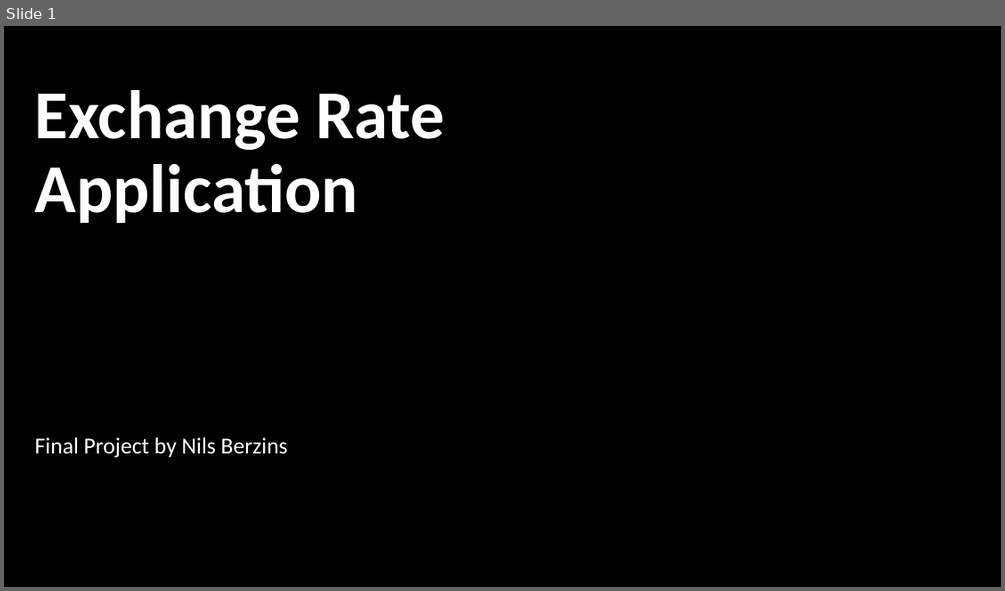
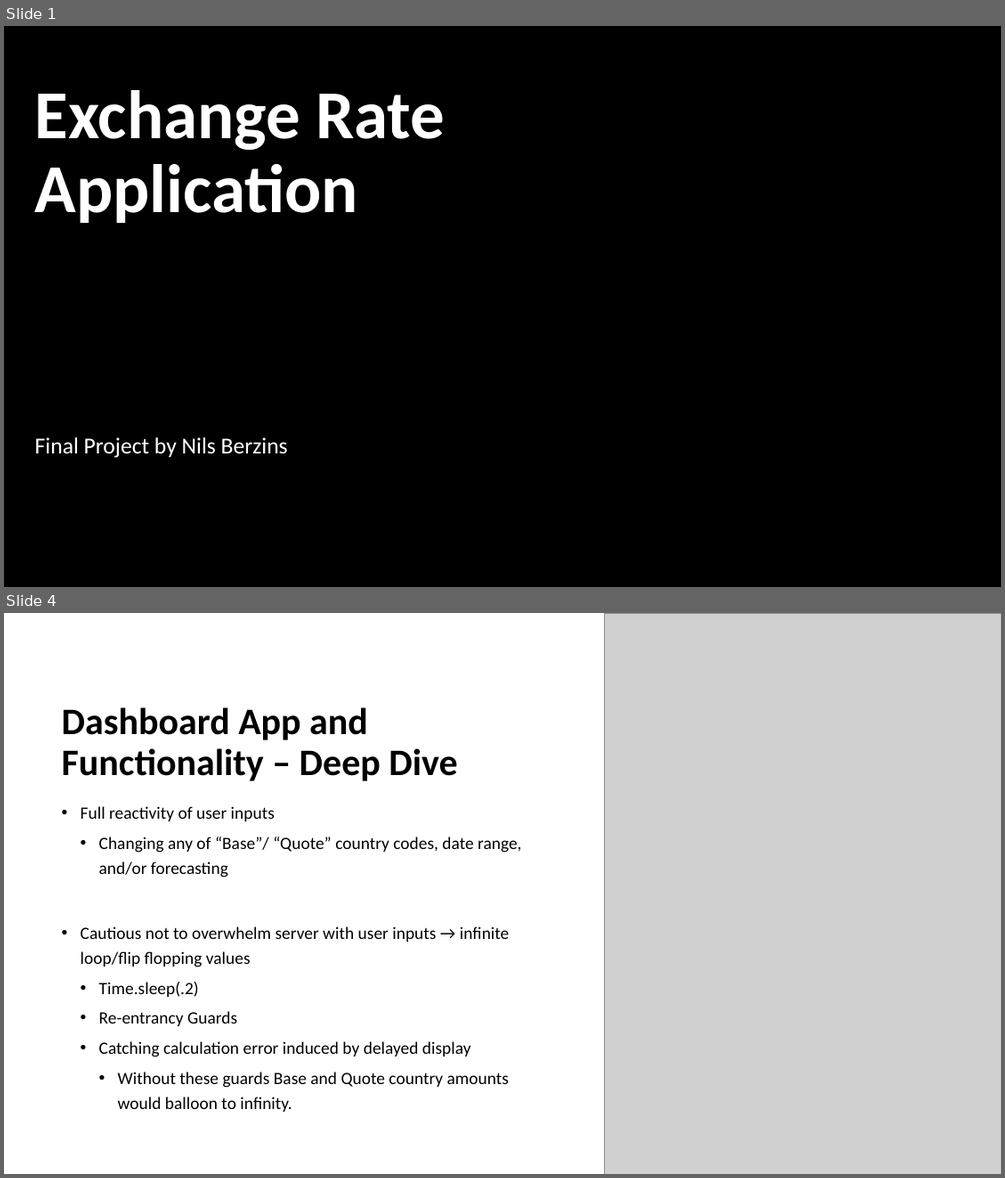
Before and after one commit to nilsberzins/STAT418-FinalPoject, a slide deck: Exchange Rate Application.pptx. Shown one above the other, each under a label of ours: slide 1 before the commit, slides 1 and 4 after it; the slides between them are not shown. The pictures are 1005x591 and 1005x1178 pixels, drawn with LibreOffice and Linux fonts; fonts in the diff are those of the drawing; grey boxes stand for pictures; background and template pictures are left out. Boxes give left, top, right and bottom in pixels: in the first picture for what was removed or moved away, otherwise in the second. Text is boxed around its words. In the diff, an @@ line names an element or a change of style, - is before the commit and + after.

```diff
--- a/Exchange Rate Application.pptx
+++ b/Exchange Rate Application.pptx
@@ slide 4 added at (4,613,1001,1174), background #FFFFFF @@
@@ picture added at (605,613,1001,1174) @@
@@ title added at (62,707,457,781), 36 pt, text #000000, bold @@
+Dashboard App and Functionality – Deep Dive
@@ text added at (81,806,521,1111), 16.6 pt, text #000000 @@
+• Full reactivity of user inputs
+  • Changing any of “Base”/ “Quote” country codes, date range, and/or forecasting
+• Cautious not to overwhelm server with user inputs → infinite loop/flip flopping values
+  • Time.sleep(.2)
+  • Re-entrancy Guards
+  • Catching calculation error induced by delayed display
+    • Without these guards Base and Quote country amounts would balloon to infinity.
```
Also in this commit, not shown: 3 other slides added, 3 slides removed, 3 other files.
